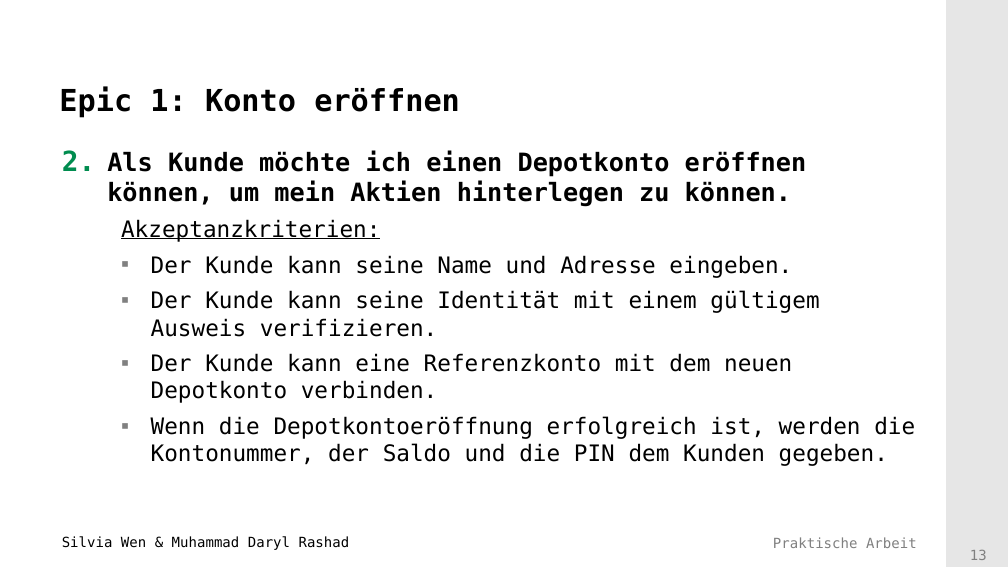
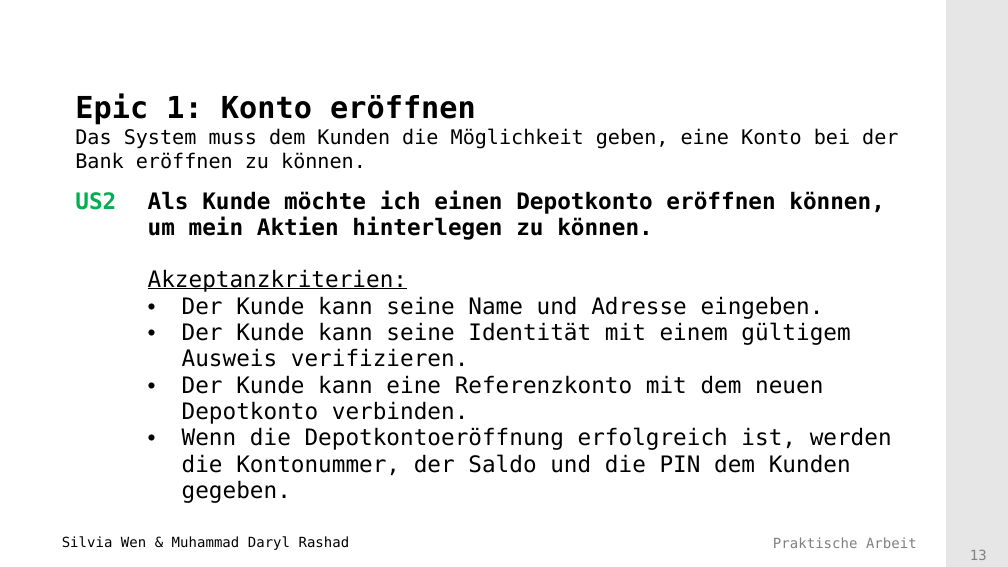
Before and after one commit to Mufasaxi/SimpleBank, a slide deck: slide 13 of Vorlage_Praesentation_2022_Subgroup_2_4_OOA.pptx. Drawn at 1008x567 pixels with LibreOffice and Linux fonts; fonts in the diff are those of the drawing; background and template pictures are left out. Boxes give left, top, right and bottom in pixels: in the first picture for what was removed or moved away, otherwise in the second. Text is boxed around its words. In the diff, an @@ line names an element or a change of style, - is before the commit and + after.

```diff
--- a/Vorlage_Praesentation_2022_Subgroup_2_4_OOA.pptx
+++ b/Vorlage_Praesentation_2022_Subgroup_2_4_OOA.pptx
@@ title at (75, 93, 898, 169): text changed; size 24 to 16 pt; bold off @@
-Epic 1: Konto eröffnen
+Epic 1: Konto eröffnen
+Das System muss dem Kunden die Möglichkeit geben, eine Konto bei der Bank eröffnen zu können.
@@ text removed at (107, 150, 915, 466) @@
-2. Als Kunde möchte ich einen Depotkonto eröffnen können, um mein Aktien hinterlegen zu können.
-    Akzeptanzkriterien:
-    ▪ Der Kunde kann seine Name und Adresse eingeben.
-    ▪ Der Kunde kann seine Identität mit einem gültigem Ausweis verifizieren.
-    ▪ Der Kunde kann eine Referenzkonto mit dem neuen Depotkonto verbinden.
-    ▪ Wenn die Depotkontoeröffnung erfolgreich ist, werden die Kontonummer, der Saldo und die PIN dem Kunden gegeben.
@@ table added at (66, 183, 925, 507), 1 rows, 2 columns @@
+US2 | Als Kunde möchte ich einen Depotkonto eröffnen können, um mein Aktien hinterlegen zu können. / Akzeptanzkriterien: / Der Kunde kann seine Name und Adresse eingeben. / Der Kunde kann seine Identität mit einem gültigem Ausweis verifizieren. / Der Kunde kann eine Referenzkonto mit dem neuen Depotkonto verbinden. / Wenn die Depotkontoeröffnung erfolgreich ist, werden die Kontonummer, der Saldo und die PIN dem Kunden gegeben.
```
Also in this commit, not shown: 3 other slides changed.
